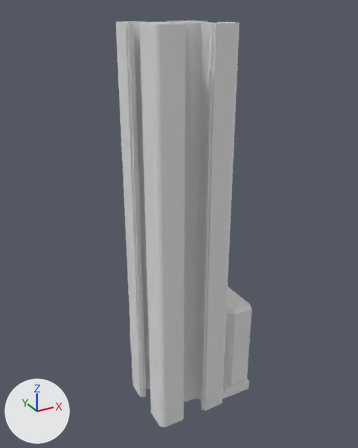
The Blender file blender/utils/t_slot_profile_util.blend: old version first, new version second.
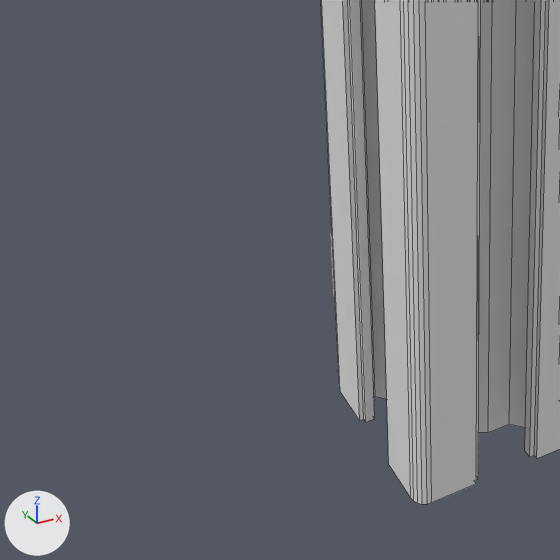
There are two pictures of each version: one whole from a 50 mm camera at (-63.8, -99.3, 103.1) aimed at (-7.0, 4.0, 51.5), one close up on the part from 3% to 60% of the width and 54% to 100% of the height. Lighting does not change. The marker at lower left points along +X, +Y and +Z. The close-ups show mesh edges as thin lines.

The first close-up shows '20x20x100_N6'.
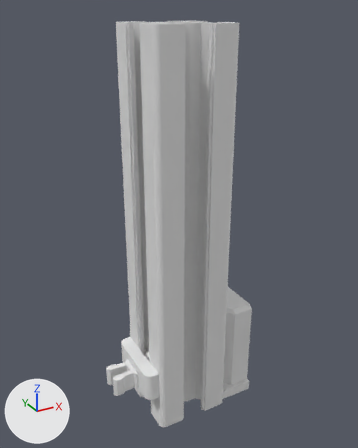
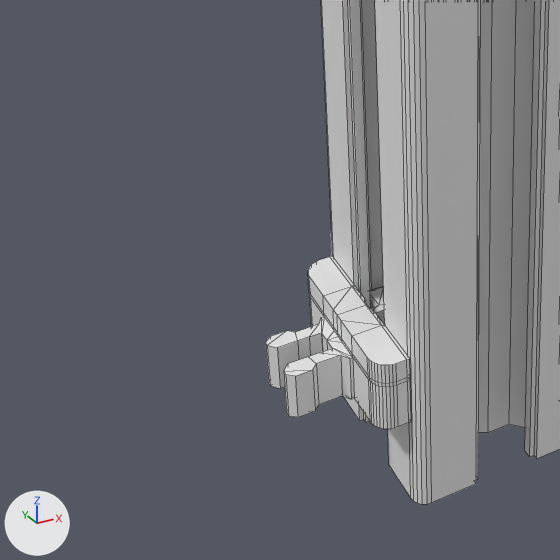
Commit message: improved t-slot clip

Changed parts and their boxes [x1, y1, x2, y2] in the close-ups (560 x 560 px):
't_slot_nut_6_mkg_clip_loose', added: after [266, 256, 411, 429]

What the commit changed:
Mesh me_beziercurve_002 is new.
It has 193 vertices, 273 faces and spans x 0.0..8.9, y -0.6..6.9, z -5.6..9.5.
Object 't_slot_nut_6_mkg_clip_loose' (ob_t_slot_nut_6_mkg_clip_loose) is new; it shows me_beziercurve_002.
Its location is (-20.4, 0.0, 16.9).
Its rotation in degrees is (-90, 0, 90).
It gains a MIRROR modifier named 'Mirror'.
Modifier setting: use_clip = True.
